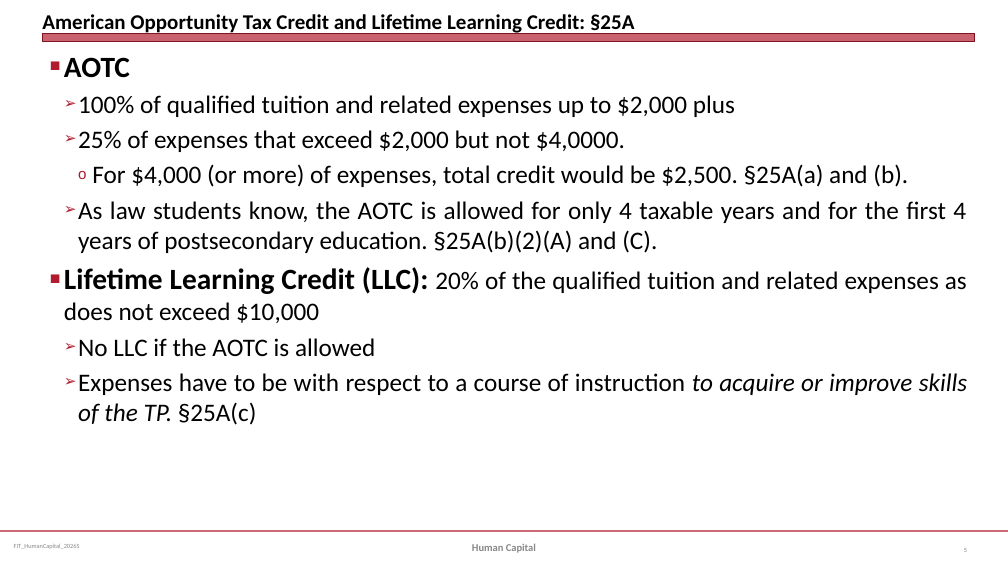
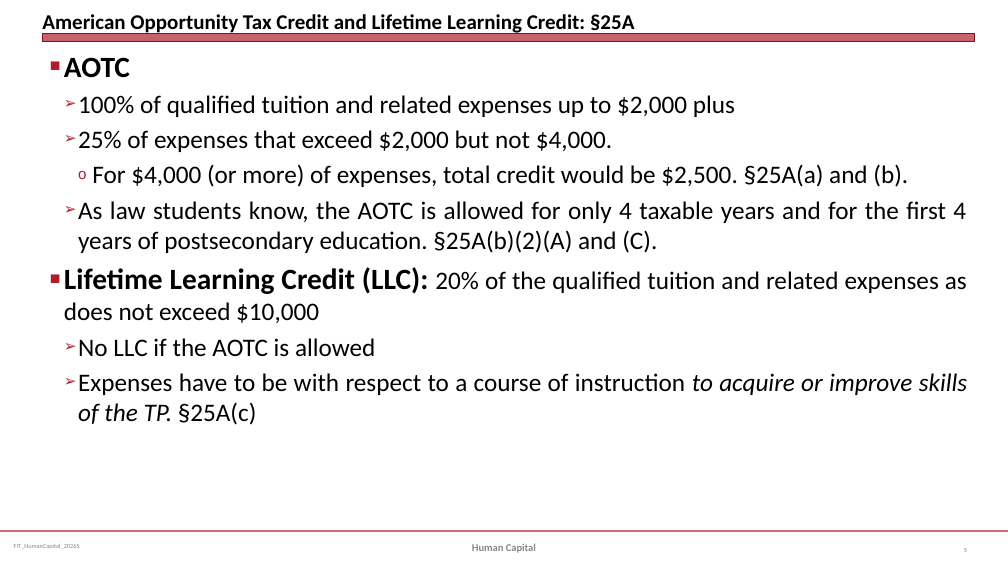
Before and after one commit to jmc877/Fed-Income-Tax, a slide deck: slide 5 of slides/FIT_HumanCapital_2026S.pptx. Drawn at 1008x567 pixels with LibreOffice and Linux fonts; fonts in the diff are those of the drawing. Boxes give left, top, right and bottom in pixels: in the first picture for what was removed or moved away, otherwise in the second. Text is boxed around its words. In the diff, an @@ line names an element or a change of style, - is before the commit and + after.

```diff
--- a/slides/FIT_HumanCapital_2026S.pptx
+++ b/slides/FIT_HumanCapital_2026S.pptx
@@ text at (78, 130, 612, 152): text changed @@
-  ➢ 25% of expenses that exceed $2,000 but not $4,0000.
+  ➢ 25% of expenses that exceed $2,000 but not $4,000.
```
Also in this commit, not shown: 1 other slide changed, 2 other files.
